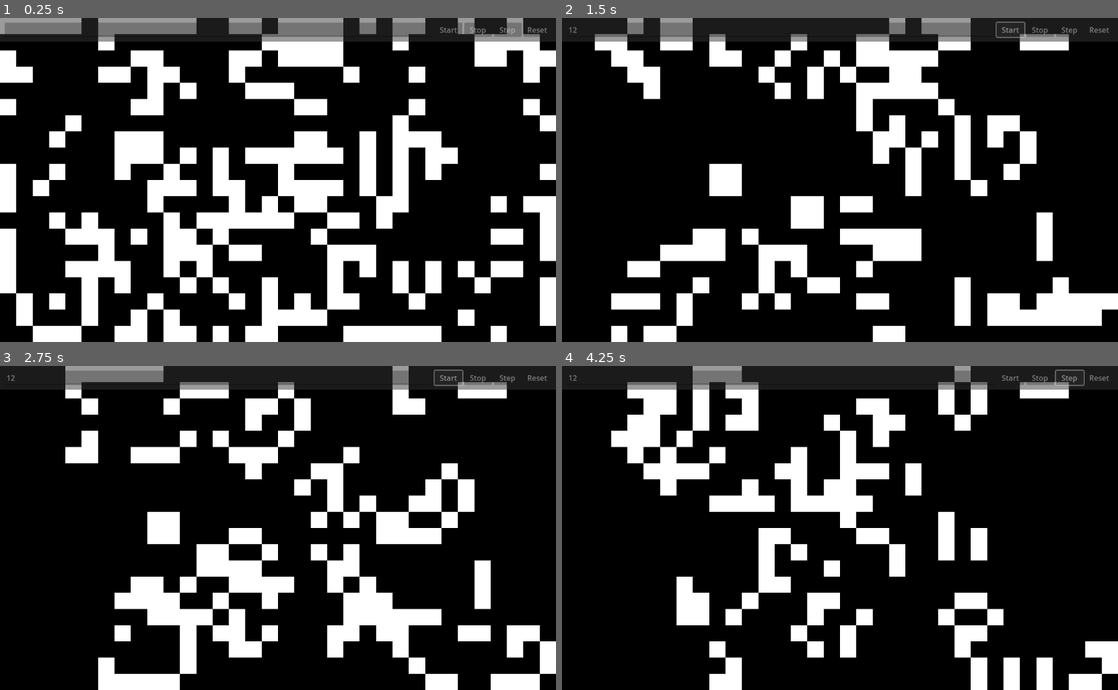
Above: before the commit, frames 1-4 (two rows, left to right).
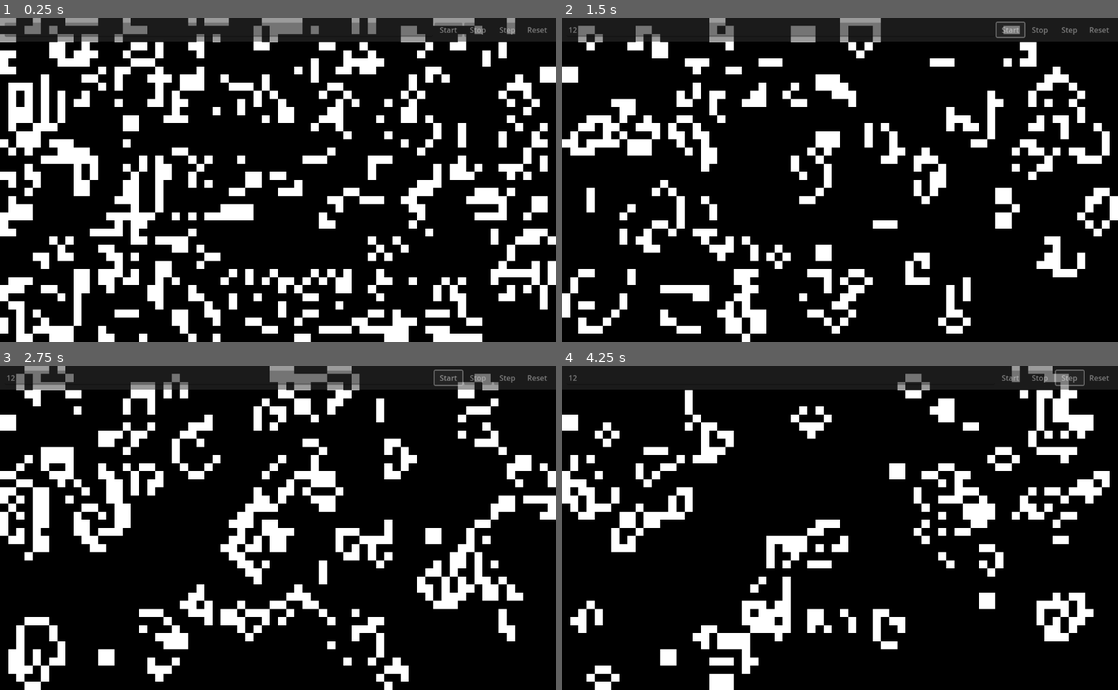
Above: after the commit, the same moments.

Repository: AndreaTerenz/Conway
Game: Godot game, scene res://main.tscn
Same seed, same stepped clock (60 frames per second), same inputs: the game is played once before the commit and once after it.
Inputs (mouse positions are in pixels of both pictures, inside the frame that each line leads up to):
- Up to frame 1 (0.25 s): no input
- Up to frame 2 (1.5 s): click (778, 30) at 0.52 s; type "12" at 0.6 s; click "Start" at 1.25 s
- Up to frame 3 (2.75 s): click "Start" at 2 s
- Up to frame 4 (4.25 s): click "Stop" at 2.75 s; click "Step" at 3.5 s

The runs differ from the first frame. In frame 1, 43% of the frame differs, in the area x 0-100%, y 0-100%; in frame 2, 33%; in frame 3, 34%; in frame 4, 28%.

Commit message:
Misc optimization

Diff:
--- a/Conway.gd
+++ b/Conway.gd
@@ -6,7 +6,10 @@
 	MOORE
 }
 
-var grid : Array[bool] = []
+var grid : Array[bool]
+var next_grid : Array[bool]
+var grid_A : Array[bool] = []
+var grid_B : Array[bool] = []
 var grid_size := Vector2i.ZERO
 var birth_list := [3]
 var survive_list := [2,3]
@@ -22,11 +25,15 @@
 func _init(g_size: Vector2i, rule := "B3/S23"):
 	grid_size = g_size
 
-	grid.resize(nrows * ncols)
-	grid.fill(false)
+	for g in [grid_A, grid_B]:
+		g.resize(nrows * ncols)
+		g.fill(false)
 
-	for i in len(grid):
-		grid[i] = (randf() > 0.5)
+		for i in len(g):
+			g[i] = (randf() > 0.5)
+
+	grid = grid_A
+	next_grid = grid_B
 
 	parse_rulestring(rule)
 
@@ -63,8 +70,6 @@
 	print("Survival list: %s" % [survive_list])
 
 func step():
-	var next_grid := grid.duplicate()
-
 	var deltas : Array[Vector2i] = [
 		Vector2i.UP,
 		Vector2i.DOWN,
@@ -80,29 +85,42 @@
 			Vector2i.DOWN + Vector2i.RIGHT,
 		]
 
-	for row in nrows:
-		for col in ncols:
-			var here := Vector2i(col, row)
-			var alive_here := get_cell_at(row, col)
+	for idx in range(len(grid)):
+		var here := idx_to_gridpos(idx)
+		var row := here.y
+		var col := here.x
+		var alive_here := get_cell_at(row, col)
 
-			var alive := 0#count_live_neighbors(row, col)
+		var alive := 0
 
-			var left := len(deltas)
-			for delta in deltas:
-				var n_pos := here + delta
-				var n_val := get_cell_at(n_pos.y, n_pos.x)
+		var left := len(deltas)
+		for delta in deltas:
+			var n_pos := here + delta
+			var n_val := get_cell_at(n_pos.y, n_pos.x)
 
-				alive += int(n_val)
+			alive += int(n_val)
+			left -= 1
 
-			var survive := (alive_here and alive in survive_list)
-			var born := (not alive_here and alive in birth_list)
-			var next_value := survive or born
+			if not alive_here:
+				# Too few max possible alive neighbors to activate cell
+				# (definetely underpopulated)
+				if (alive + left) < birth_list.min():
+					break
+			else:
+				# Already too many alive neighbors to survive
+				# (definetely overpopulated)
+				if alive > survive_list.max():
+					break
 
-			var idx := gridpos_to_idx(row, col)
+		var survive := (alive_here and alive in survive_list)
+		var born := (not alive_here and alive in birth_list)
+		var next_value := survive or born
 
-			next_grid[idx] = next_value
+		next_grid[idx] = next_value
 
+	var tmp = grid
 	grid = next_grid
+	next_grid = tmp
 
 func check_gridpos(r: int, c: int):
 	return (r in range(0, nrows) and c in range(0, ncols))
@@ -129,4 +147,4 @@
 	var r : int = idx / ncols
 	var c := idx % ncols
 
-	return Vector2i(r,c)
+	return Vector2i(c,r)
--- a/main.tscn
+++ b/main.tscn
@@ -3,13 +3,18 @@
 [sub_resource type="GDScript" id="GDScript_gvirx"]
 script/source = "extends ColorRect
 
+@export var seed := \"69420\"
 @export_range(4., 100.) var nrows := 20
+@export_range(.01, 5., .01) var step_time := 1.
+
+@onready var step_timer : Timer = %StepTimer
 
 var cell_size := Vector2.ZERO
 var conway : Conway
 
 func _ready():
-	seed(69420)
+	print(\"Random seed: %d\" % seed.hash())
+	seed(seed.hash())
 
 	var scrn_size := (size)
 	var ratio := scrn_size.x / scrn_size.y
@@ -20,6 +25,7 @@
 
 	cell_size = scrn_size / Vector2(grid_size)
 
+	step_timer.start(step_time)
 	print(\"Started\")
 
 func _draw():
@@ -74,6 +80,8 @@
 grow_vertical = 2
 size_flags_vertical = 3
 script = SubResource("GDScript_gvirx")
+nrows = 40
+step_time = 0.1
 
 [node name="PanelContainer" type="PanelContainer" parent="."]
 layout_mode = 1
@@ -121,8 +129,7 @@
 text = "Reset"
 
 [node name="StepTimer" type="Timer" parent="."]
-wait_time = 0.2
-autostart = true
+unique_name_in_owner = true
 
 [connection signal="mouse_entered" from="PanelContainer" to="PanelContainer" method="_on_mouse_entered"]
 [connection signal="mouse_exited" from="PanelContainer" to="PanelContainer" method="_on_mouse_exited"]
